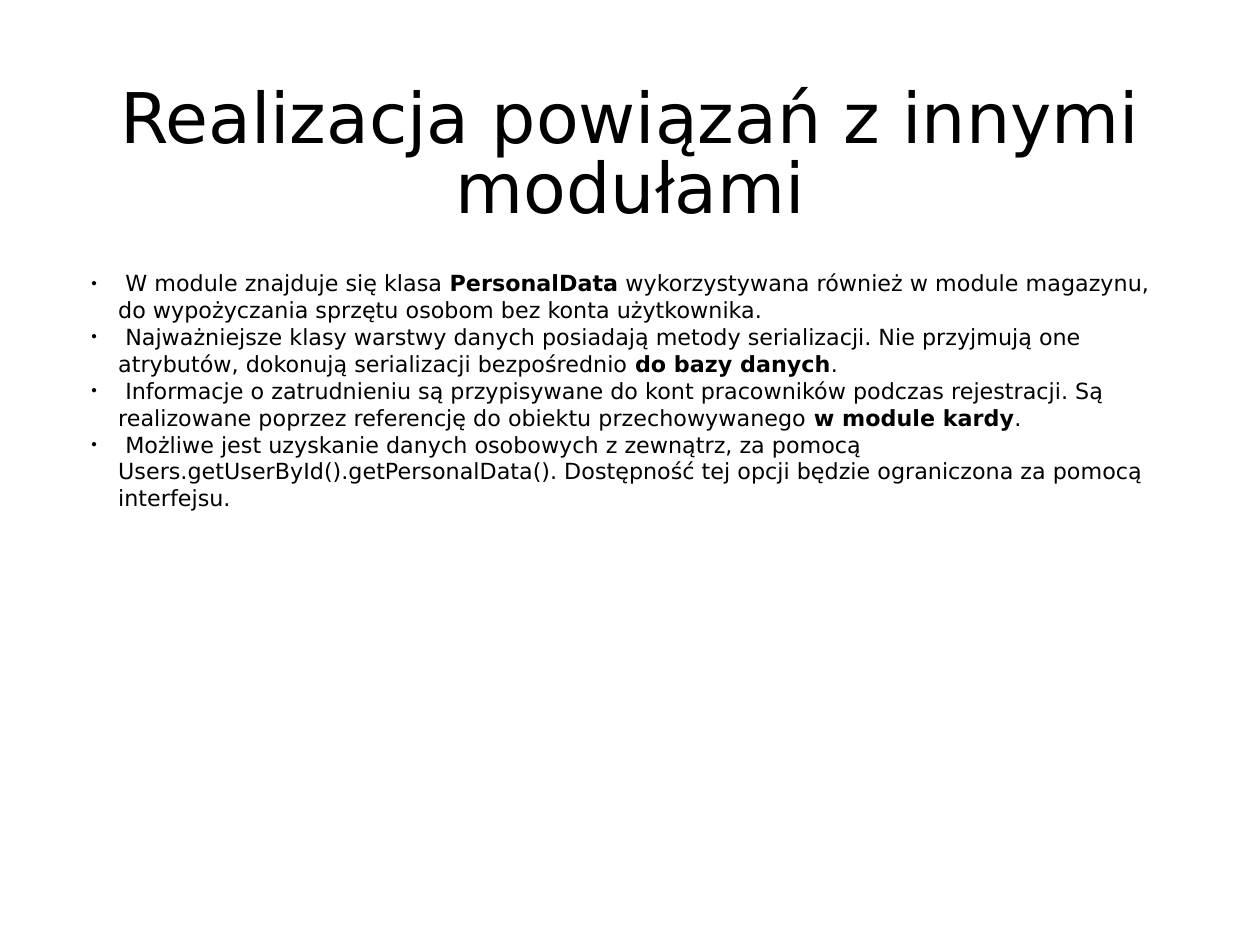
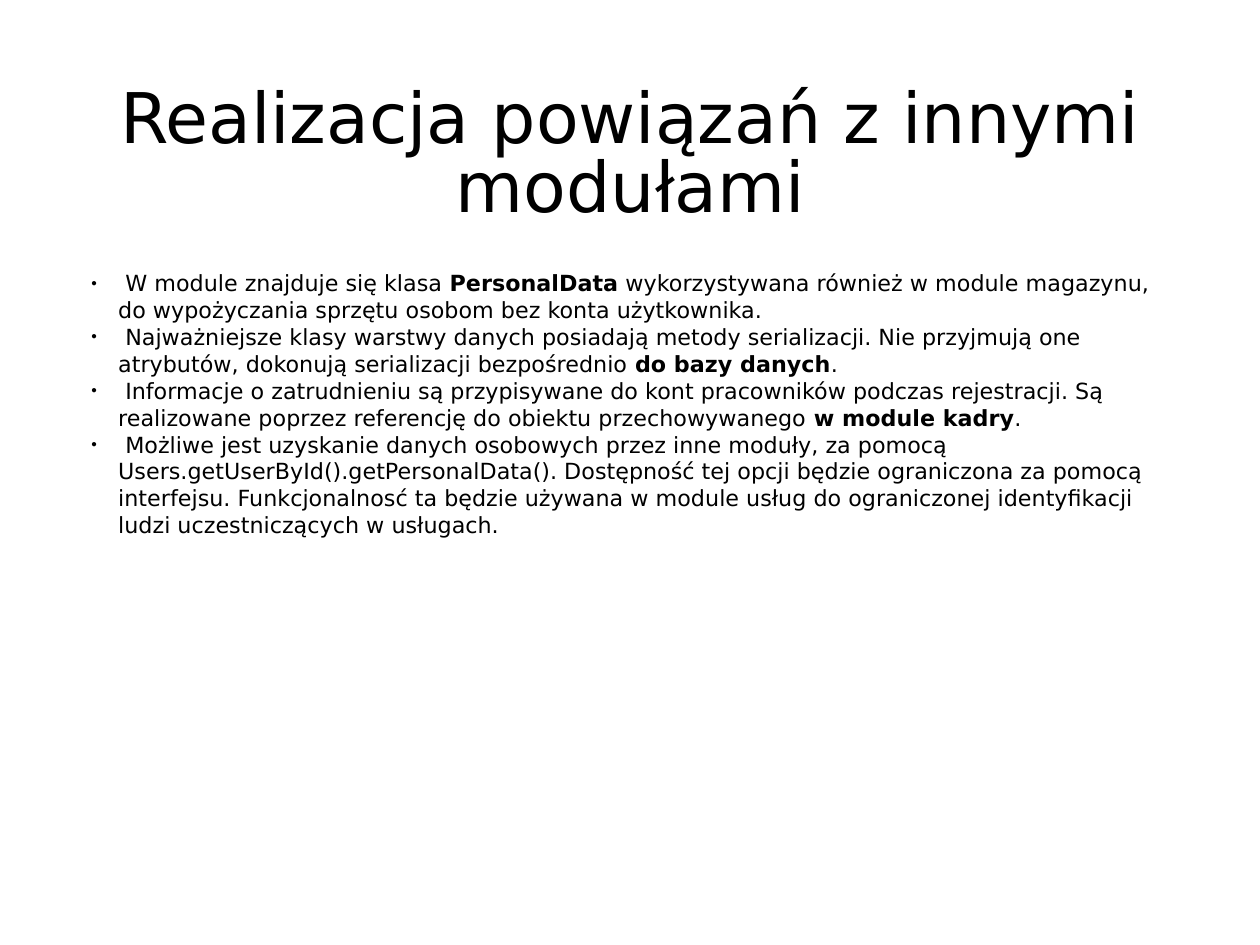
Before and after one commit to KKozlowski/IO2015, a slide deck: slide 14 of projektanci/dostęp/proj_prez.ppt (slide 12 before the commit). Drawn at 1260x945 pixels with LibreOffice and Linux fonts; fonts in the diff are those of the drawing. Boxes give left, top, right and bottom in pixels: in the first picture for what was removed or moved away, otherwise in the second. Text is boxed around its words. In the diff, an @@ line names an element or a change of style, - is before the commit and + after.

```diff
--- a/projektanci/dostęp/proj_prez.ppt
+++ b/projektanci/dostęp/proj_prez.ppt
@@ text at [118, 381, 1142, 538]: text changed @@
-● Informacje o zatrudnieniu są przypisywane do kont pracowników podczas rejestracji. Są realizowane poprzez referencję do obiektu przechowywanego w module kardy.
-● Możliwe jest uzyskanie danych osobowych z zewnątrz, za pomocą Users.getUserById().getPersonalData(). Dostępność tej opcji będzie ograniczona za pomocą interfejsu.
+● Informacje o zatrudnieniu są przypisywane do kont pracowników podczas rejestracji. Są realizowane poprzez referencję do obiektu przechowywanego w module kadry.
+● Możliwe jest uzyskanie danych osobowych przez inne moduły, za pomocą Users.getUserById().getPersonalData(). Dostępność tej opcji będzie ograniczona za pomocą interfejsu. Funkcjonalnosć ta będzie używana w module usług do ograniczonej identyfikacji ludzi uczestniczących w usługach.
```
Also in this commit, not shown: 8 other slides changed, 3 slides added, 1 slide removed, 3 other files.
